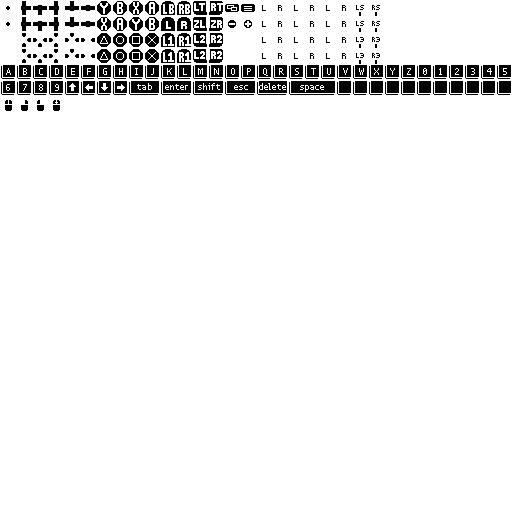
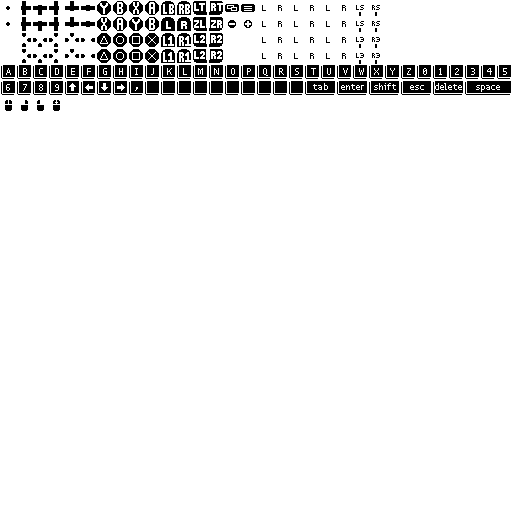
Comparing the layer stacks of the two 512 × 512 images. Changes:
painted on "Background" over (x1=135, y1=81, x2=500, y2=95)
